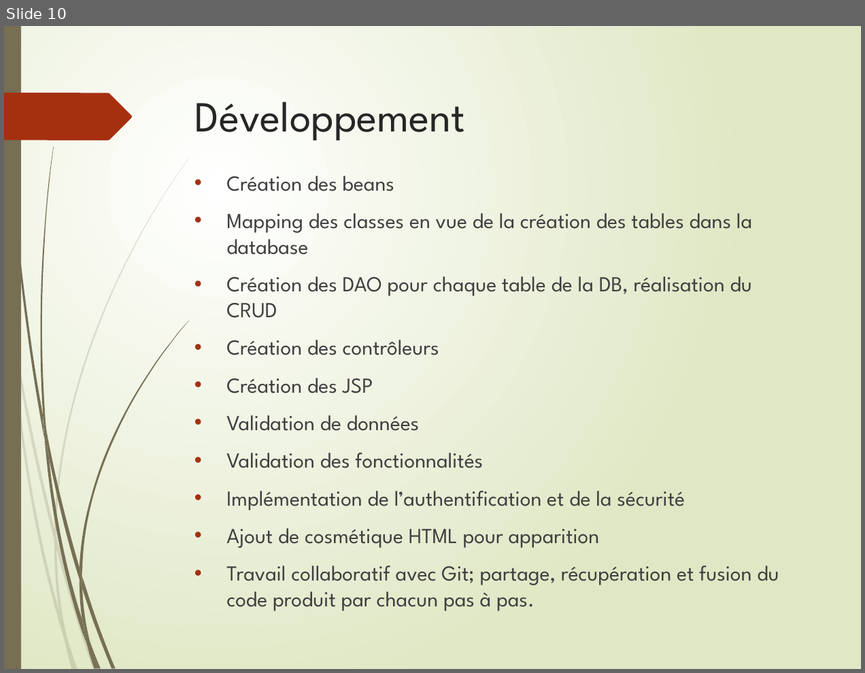
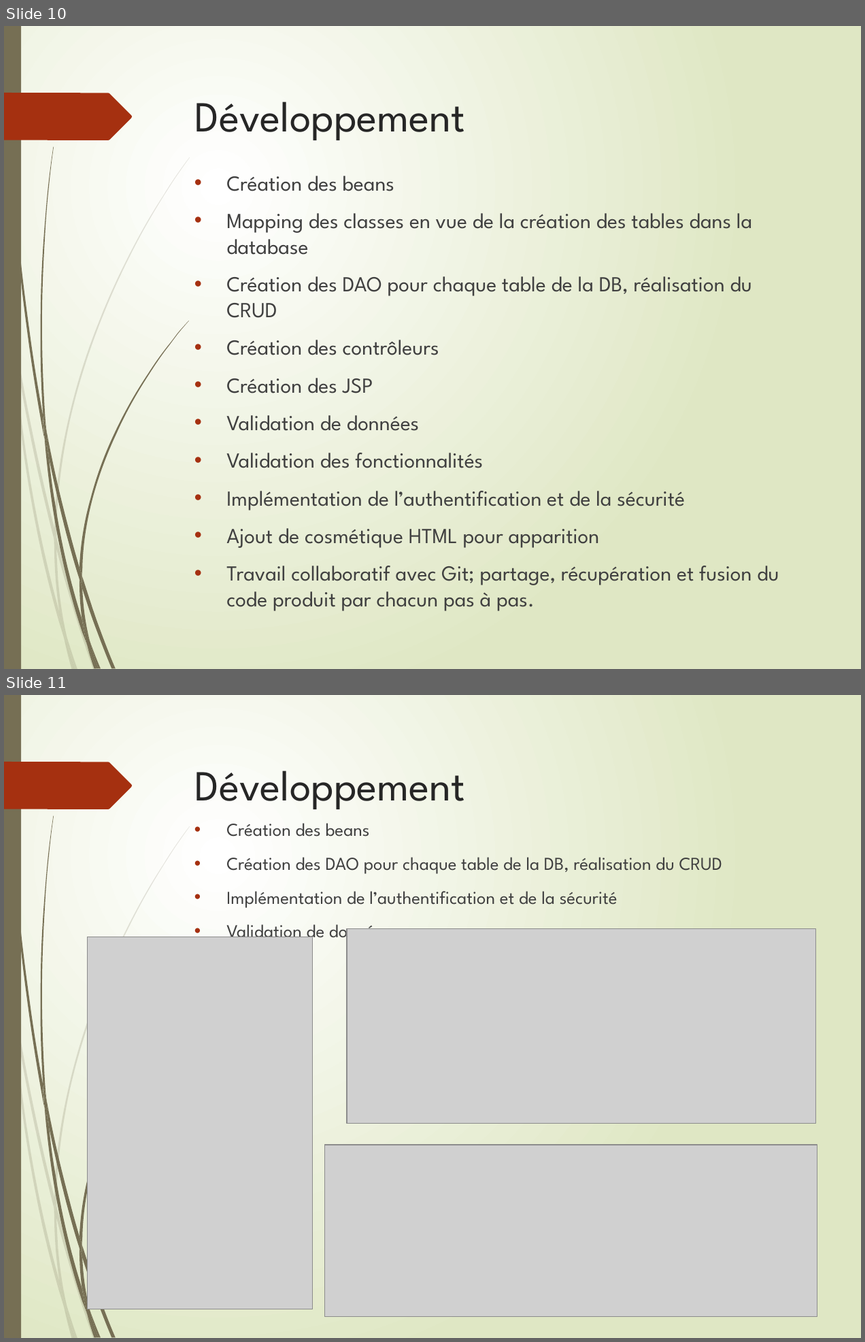
Before and after one commit to LudoRoot/WeBet_JBL, a slide deck: Présentation/Présentation WeBet_JBL.pptx. Shown one above the other, each under a label of ours: slide 10 before the commit, slides 10 and 11 after it. The pictures are 865x673 and 865x1342 pixels, drawn with LibreOffice and Linux fonts; fonts in the diff are those of the drawing; grey boxes stand for pictures. Boxes give left, top, right and bottom in pixels: in the first picture for what was removed or moved away, otherwise in the second. Text is boxed around its words. In the diff, an @@ line names an element or a change of style, - is before the commit and + after.

```diff
--- a/Présentation/Présentation WeBet_JBL.pptx
+++ b/Présentation/Présentation WeBet_JBL.pptx
@@ slide 11 added at box(4, 695, 861, 1338), background gradient #FFFFFF to #DFE8C4; not listed: 24 template elements that a slide beside it also shows @@
@@ title added at box(195, 770, 466, 809), 36 pt, text #262626 @@
+Développement
@@ text added at box(226, 823, 722, 943), 15.3 pt, text #404040 @@
+• Création des beans
+• Création des DAO pour chaque table de la DB, réalisation du CRUD
+• Implémentation de l’authentification et de la sécurité
+• Validation de données
@@ picture added at box(87, 936, 313, 1308) @@
@@ picture added at box(347, 929, 815, 1123) @@
@@ picture added at box(324, 1145, 817, 1317) @@
```
Also in this commit, not shown: 11 slides changed, 3 other slides added, 1 slide removed, 5 other files.
